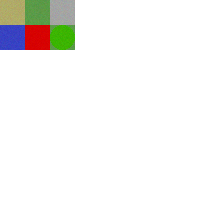
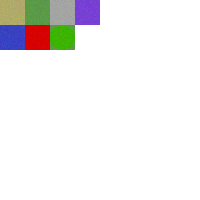
Layered file, before and after one edit (200 x 200). Changes by layer:
painted on "Layer 1" over bbox(75, 0, 100, 25)
